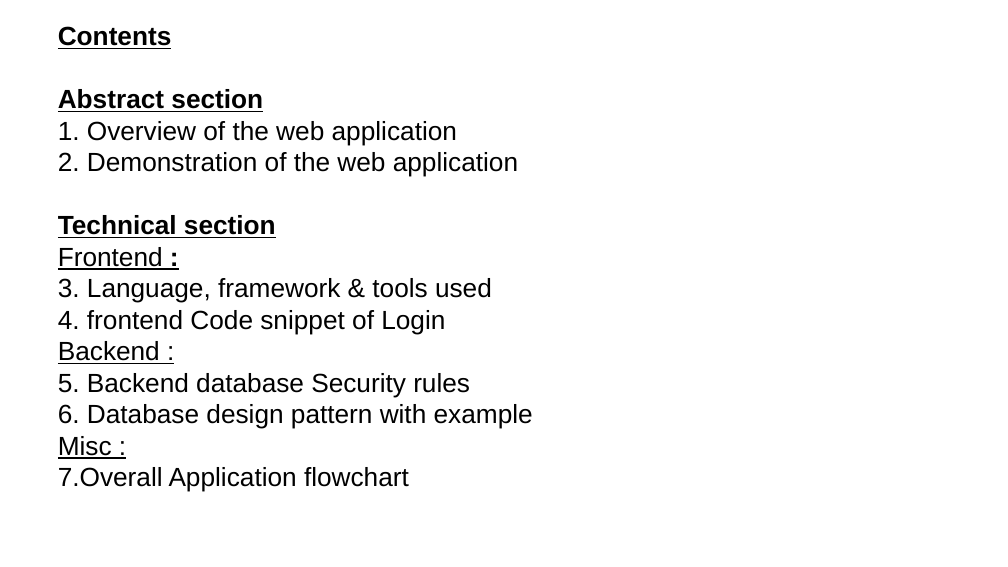
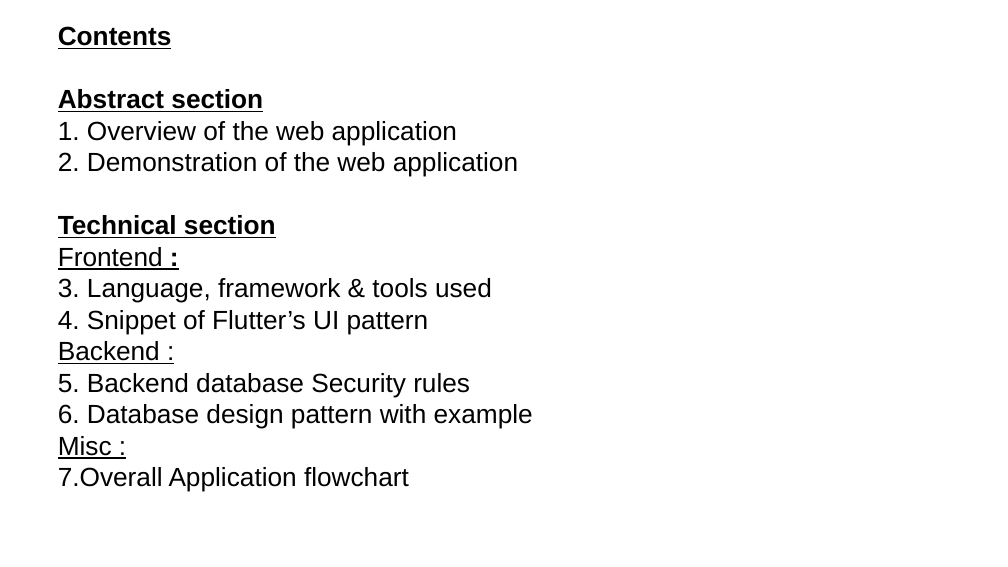
Before and after one commit to Kukupie123/sosial, a slide deck: slide 2 of Project/Summer Internship Project.pptx. Drawn at 1008x567 pixels with LibreOffice and Linux fonts; fonts in the diff are those of the drawing; background and template pictures are left out. Boxes give left, top, right and bottom in pixels: in the first picture for what was removed or moved away, otherwise in the second. Text is boxed around its words. In the diff, an @@ line names an element or a change of style, - is before the commit and + after.

Commit message:
presentation changes

```diff
--- a/Project/Summer Internship Project.pptx
+++ b/Project/Summer Internship Project.pptx
@@ title at <box>58,26,533,492</box>: text changed @@
-Contents
-Abstract section
-1. Overview of the web application
-2. Demonstration of the web application
-Technical section
-Frontend :
-3. Language, framework & tools used
-4. frontend Code snippet of Login
-Backend :
-5. Backend database Security rules
-6. Database design pattern with example
-Misc :
-7.Overall Application flowchart
+Contents
+Abstract section
+1. Overview of the web application
+2. Demonstration of the web application
+Technical section
+Frontend :
+3. Language, framework & tools used
+4. Snippet of Flutter’s UI pattern
+Backend :
+5. Backend database Security rules
+6. Database design pattern with example
+Misc :
+7.Overall Application flowchart
```
Also in this commit, not shown: 3 other slides changed, 1 slide added.
